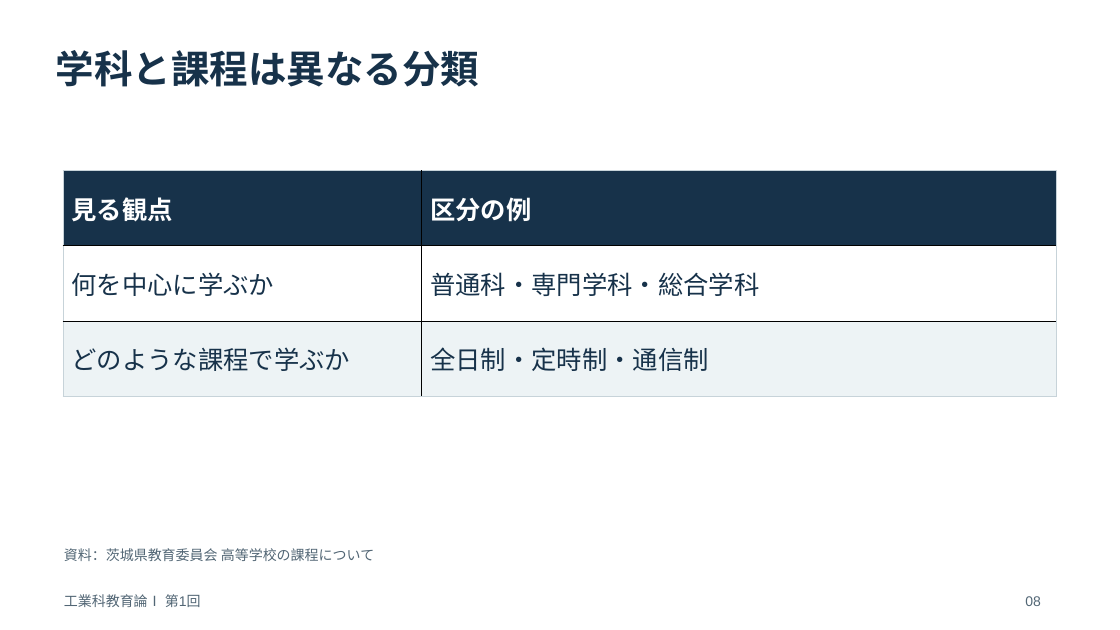
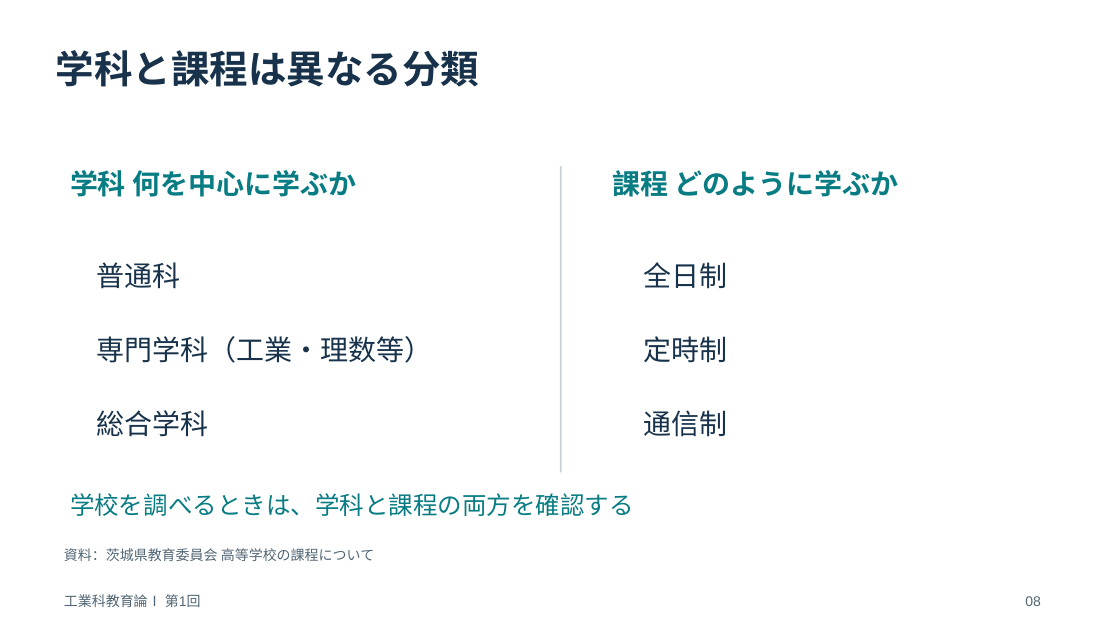
Before and after one commit to zooc-14calbp/industrial-education-i, a slide deck: slide 8 of lessons/01/slides.pptx. Drawn at 1120x630 pixels with LibreOffice and Linux fonts; fonts in the diff are those of the drawing. Boxes give left, top, right and bottom in pixels: in the first picture for what was removed or moved away, otherwise in the second. Text is boxed around its words. In the diff, an @@ line names an element or a change of style, - is before the commit and + after.

```diff
--- a/lessons/01/slides.pptx
+++ b/lessons/01/slides.pptx
@@ table removed at <box>63,171,1056,397</box>, 3 rows, 2 columns @@
-見る観点 | 区分の例
-何を中心に学ぶか | 普通科・専門学科・総合学科
-どのような課程で学ぶか | 全日制・定時制・通信制
@@ text added at <box>70,170,356,197</box>, 24 pt, text #087C83, bold @@
+学科 何を中心に学ぶか
@@ rectangle added at <box>560,166,562,473</box>, fill #C7D3D9 @@
@@ text added at <box>612,170,899,197</box>, 24 pt, text #087C83, bold @@
+課程 どのように学ぶか
@@ text added at <box>96,262,180,289</box>, 24 pt, text #17324A @@
+普通科
@@ text added at <box>643,262,727,289</box>, 24 pt, text #17324A @@
+全日制
@@ text added at <box>96,336,432,363</box>, 24 pt, text #17324A @@
+専門学科（工業・理数等）
@@ text added at <box>643,336,727,363</box>, 24 pt, text #17324A @@
+定時制
@@ text added at <box>96,410,208,437</box>, 24 pt, text #17324A @@
+総合学科
@@ text added at <box>643,410,727,437</box>, 24 pt, text #17324A @@
+通信制
@@ text added at <box>70,493,634,516</box>, 21 pt, text #087C83 @@
+学校を調べるときは、学科と課程の両方を確認する
```
Also in this commit, not shown: 11 other slides changed, 50 other files.
